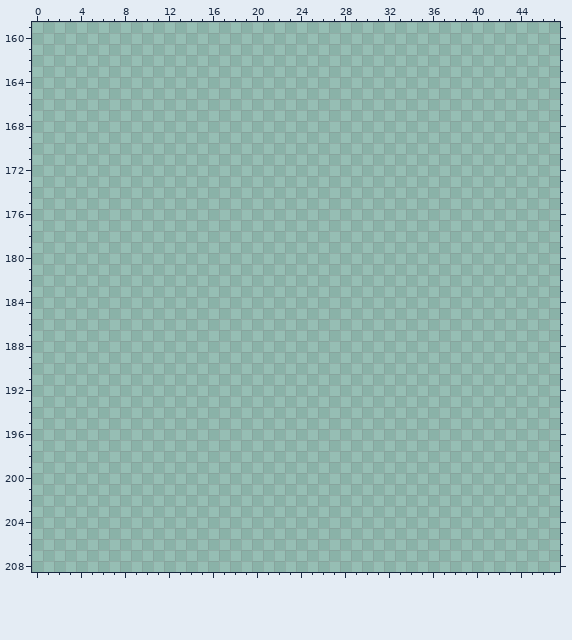
Two states of a pixel-art file, art/tileset.ase. The picture above was drawn from the file before the commit.
128x256 pixels, 1 frame. Shown: x 0..47, y 159..208. The commit also changed other parts of the picture, which this record leaves out.
Now the later version:
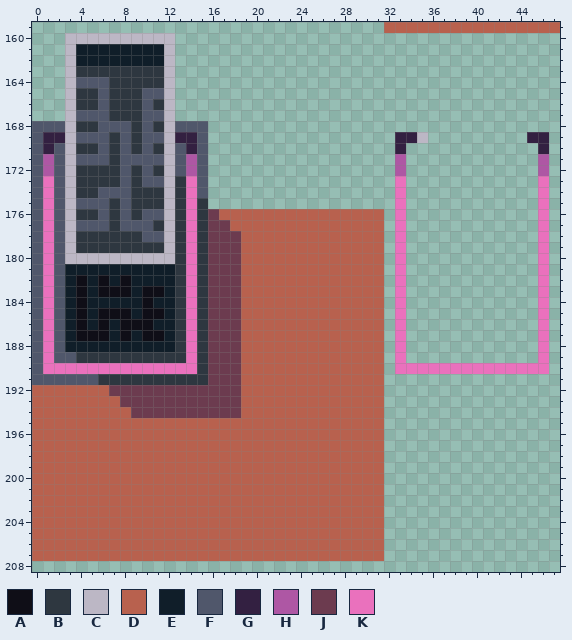
Palette (. is transparent): A #0f0e17  B #2e3740  C #bcb7c5  D #b8614e  E #101e29  F #50576b  G #332041  H #ae57a4  J #6c3b4f  K #ea71bd
Difference:
Changed rows in their new state; - is an unchanged pixel.
Layer "Sheet":
first column x 0:
159 --------------------------------DDDDDDDDDDDDDDDD
160 ---CCCCCCCCCC-----------------------------------
161 ---CEEEEEEEEC-----------------------------------
162 ---CEEEEEEEEC-----------------------------------
163 ---CBBBBBBBBC-----------------------------------
164 ---CFFFBBBBBC-----------------------------------
165 ---CBBFBBBFFC-----------------------------------
166 ---CBBFBBBFBC-----------------------------------
167 ---CFFFBBBFFC-----------------------------------
168 FFFCBBFFFBFBCFFF--------------------------------
169 FGGCFFFBFBFFCGGF-----------------GGC---------GG-
170 FGFCBBFBFBFBCFGF-----------------G------------G-
171 FHFCFFFBFFFFCFHF-----------------H------------H-
172 FHFCBBBBFBFBCFHF-----------------H------------H-
173 FKFCBBBBFBFFCBKF-----------------K------------K-
174 FKFCBBFFFBBBCBKF-----------------K------------K-
175 FKFCFFFBFBBBCBKB-----------------K------------K-
176 FKFCBBFBFBFFCBKBJDDDDDDDDDDDDDDD-K------------K-
177 FKFCFFFBFFFBCBKBJJDDDDDDDDDDDDDD-K------------K-
178 FKFCBBBBBBFFCBKBJJJDDDDDDDDDDDDD-K------------K-
179 FKFCBBBBBBBBCBKBJJJDDDDDDDDDDDDD-K------------K-
180 FKFCCCCCCCCCCBKBJJJDDDDDDDDDDDDD-K------------K-
181 FKFEEEEEEEEEEBKBJJJDDDDDDDDDDDDD-K------------K-
182 FKFEAEAEAEEEEBKBJJJDDDDDDDDDDDDD-K------------K-
183 FKFEAEAAAEAAEBKBJJJDDDDDDDDDDDDD-K------------K-
184 FKFEAEEEEEAEEBKBJJJDDDDDDDDDDDDD-K------------K-
185 FKFEAEAAAEAAEBKBJJJDDDDDDDDDDDDD-K------------K-
186 FKFEAEAEAAAEEBKBJJJDDDDDDDDDDDDD-K------------K-
187 FKFEAAAEAEAAEBKBJJJDDDDDDDDDDDDD-K------------K-
188 FKFEEEEEEEEEEBKBJJJDDDDDDDDDDDDD-K------------K-
189 FKFFBBBBBBBBBBKBJJJDDDDDDDDDDDDD-K------------K-
190 FKKKKKKKKKKKKKKBJJJDDDDDDDDDDDDD-KKKKKKKKKKKKKK-
191 FFFFFFBBBBBBBBBBJJJDDDDDDDDDDDDD----------------
192 DDDDDDDJJJJJJJJJJJJDDDDDDDDDDDDD----------------
193 DDDDDDDDJJJJJJJJJJJDDDDDDDDDDDDD----------------
194 DDDDDDDDDJJJJJJJJJJDDDDDDDDDDDDD----------------
195 DDDDDDDDDDDDDDDDDDDDDDDDDDDDDDDD----------------
196 DDDDDDDDDDDDDDDDDDDDDDDDDDDDDDDD----------------
197 DDDDDDDDDDDDDDDDDDDDDDDDDDDDDDDD----------------
198 DDDDDDDDDDDDDDDDDDDDDDDDDDDDDDDD----------------
199 DDDDDDDDDDDDDDDDDDDDDDDDDDDDDDDD----------------
200 DDDDDDDDDDDDDDDDDDDDDDDDDDDDDDDD----------------
201 DDDDDDDDDDDDDDDDDDDDDDDDDDDDDDDD----------------
202 DDDDDDDDDDDDDDDDDDDDDDDDDDDDDDDD----------------
203 DDDDDDDDDDDDDDDDDDDDDDDDDDDDDDDD----------------
204 DDDDDDDDDDDDDDDDDDDDDDDDDDDDDDDD----------------
205 DDDDDDDDDDDDDDDDDDDDDDDDDDDDDDDD----------------
206 DDDDDDDDDDDDDDDDDDDDDDDDDDDDDDDD----------------
207 DDDDDDDDDDDDDDDDDDDDDDDDDDDDDDDD----------------
